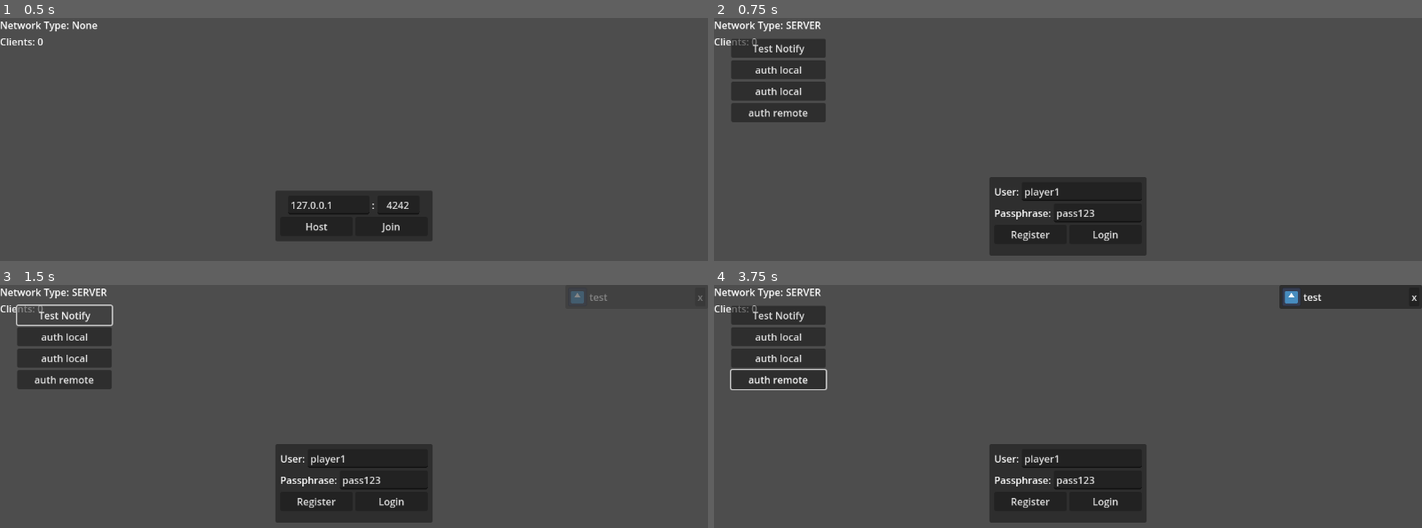
Above: before the commit, frames 1-4 (two rows, left to right).
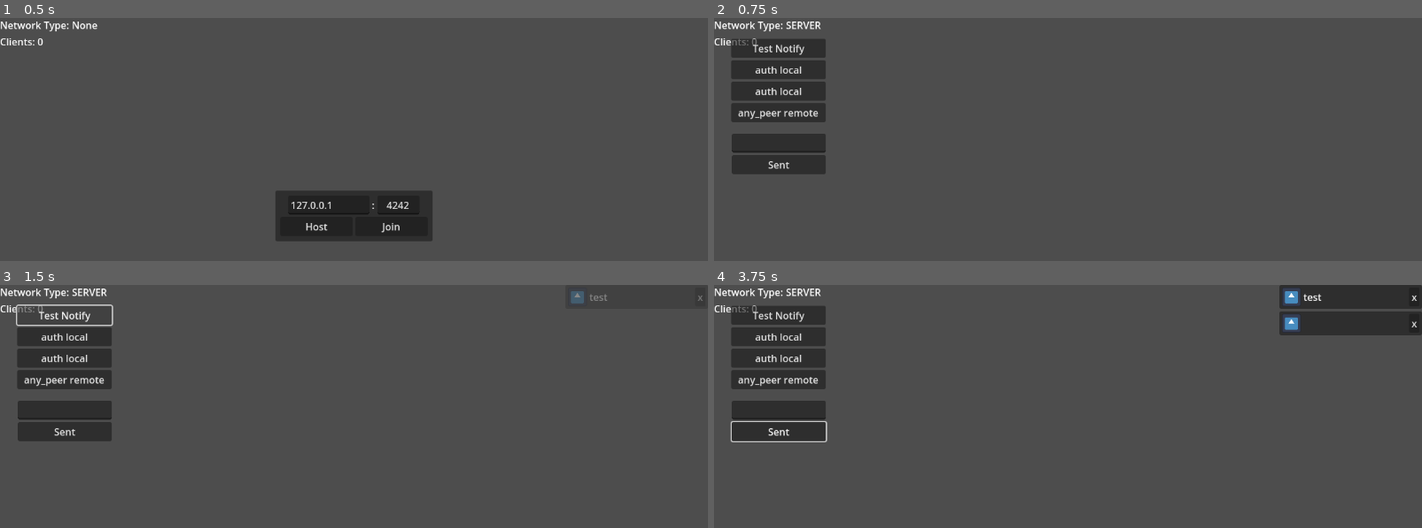
Above: after the commit, the same moments.

Repository: Lightnet/gd_multiplayer_auth_sample
Game: Godot game, scene res://scenes/game_controller.tscn
The game is run twice, just before and just after one commit, with the same random seed, the same clock (stepped at 60 frames per second) and the same inputs. The engine's default icon, where the game draws it, is replaced by a stand-in: a white triangle on a blue panel in a dark square.
Inputs (mouse positions are in pixels of both pictures, inside the frame that each line leads up to):
- Up to frame 1 (0.5 s): no input
- Up to frame 2 (0.75 s): click "Host" at 0.5 s
- Up to frame 3 (1.5 s): click "Test Notify" at 1.25 s
- Up to frame 4 (3.75 s): click "auth remote" (after the commit: "any_peer remote") at 2 s; click (777, 430) at 2.75 s, where only the run after the commit has a clickable "Sent"; click (1032, 501) at 3.5 s, where only the run before the commit has a clickable "Register"

Frame 1 is identical in both runs. In frame 2, 9.3% of the frame differs, in the area x 2-62%, y 37-98%; in frame 3, 9.3%; in frame 4, 11%, in the area x 2-100%, y 10-98%.

Commit message:
simple message test.

Diff:
--- /dev/null
+++ b/scenes/chat_message.gd
@@ -0,0 +1,26 @@
+extends VBoxContainer
+
+@onready var line_edit_message: LineEdit = $LineEdit_Message
+
+#func _ready() -> void:
+	#pass
+
+#func _process(delta: float) -> void:
+	#pass
+
+func _on_button_sent_pressed() -> void:
+	if multiplayer.is_server():
+		sent_message.rpc(line_edit_message.text)
+	else:
+		request_message.rpc(line_edit_message.text)
+	#pass
+
+@rpc("any_peer","call_remote")
+func request_message(message):
+	sent_message.rpc(message)
+	#pass
+
+@rpc("authority","call_local")
+func sent_message(message):
+	GameNetwork.notify_message(message)
+	#pass
--- a/scenes/game_controller.tscn
+++ b/scenes/game_controller.tscn
@@ -7,6 +7,7 @@
 [ext_resource type="PackedScene" uid="uid://c0nd1kvgndbaa" path="res://scenes/ui_notify_message.tscn" id="4_rc0pn"]
 [ext_resource type="Script" uid="uid://bkwlgtrl7brh2" path="res://scripts/ui_connect_status.gd" id="6_e85df"]
 [ext_resource type="Script" uid="uid://6p35oaox6i07" path="res://scenes/ui_test_sample.gd" id="7_burlk"]
+[ext_resource type="Script" uid="uid://h1isgvem2vb7" path="res://scenes/chat_message.gd" id="8_h0hye"]
 
 [node name="GameController" type="Node"]
 script = ExtResource("1_vq0e2")
@@ -324,7 +325,22 @@
 
 [node name="btn_auth_local2" type="Button" parent="CanvasLayer/UITestSample/VBoxContainer"]
 layout_mode = 2
-text = "auth remote"
+text = "any_peer remote"
+
+[node name="VBoxContainer2" type="VBoxContainer" parent="CanvasLayer/UITestSample"]
+layout_mode = 0
+offset_left = 29.0
+offset_top = 189.0
+offset_right = 182.0
+offset_bottom = 271.0
+script = ExtResource("8_h0hye")
+
+[node name="LineEdit_Message" type="LineEdit" parent="CanvasLayer/UITestSample/VBoxContainer2"]
+layout_mode = 2
+
+[node name="Button_Sent" type="Button" parent="CanvasLayer/UITestSample/VBoxContainer2"]
+layout_mode = 2
+text = "Sent"
 
 [connection signal="pressed" from="CanvasLayer/UIMultiplayer/CenterContainer/PanelContainer/MarginContainer/VBoxContainer/HBoxContainer2/btn_host" to="CanvasLayer/UIMultiplayer" method="_on_btn_host_pressed"]
 [connection signal="pressed" from="CanvasLayer/UIMultiplayer/CenterContainer/PanelContainer/MarginContainer/VBoxContainer/HBoxContainer2/btn_join" to="CanvasLayer/UIMultiplayer" method="_on_btn_join_pressed"]
@@ -335,3 +351,4 @@
 [connection signal="pressed" from="CanvasLayer/UITestSample/VBoxContainer/btn_auth_local0" to="CanvasLayer/UITestSample" method="_on_btn_auth_local_pressed"]
 [connection signal="pressed" from="CanvasLayer/UITestSample/VBoxContainer/btn_auth_local1" to="CanvasLayer/UITestSample" method="_on_btn_auth_local_1_pressed"]
 [connection signal="pressed" from="CanvasLayer/UITestSample/VBoxContainer/btn_auth_local2" to="CanvasLayer/UITestSample" method="_on_btn_auth_local_2_pressed"]
+[connection signal="pressed" from="CanvasLayer/UITestSample/VBoxContainer2/Button_Sent" to="CanvasLayer/UITestSample/VBoxContainer2" method="_on_button_sent_pressed"]
--- a/scripts/ui_control_host_join.gd
+++ b/scripts/ui_control_host_join.gd
@@ -29,7 +29,7 @@
 	label_network_type.text = "SERVER"
 	GameNetwork.start_server(line_edit_port.text.to_int())
 	ui_multiplayer.hide()
-	ui_access.show()
+	#ui_access.show()
 	ui_test_sample.show()
 	#pass
 
@@ -38,6 +38,6 @@
 	GameNetwork.join_server(line_edit_address.text,line_edit_port.text.to_int())
 	Global.show_connection_status()
 	ui_multiplayer.hide()
-	ui_access.show()
+	#ui_access.show()
 	ui_test_sample.show()
 	#pass
Not shown, added: scenes/chat_message.gd.uid
Not shown: 1 places in scenes/game_controller.tscn that only renumber resources
Not shown, changed: README.md
